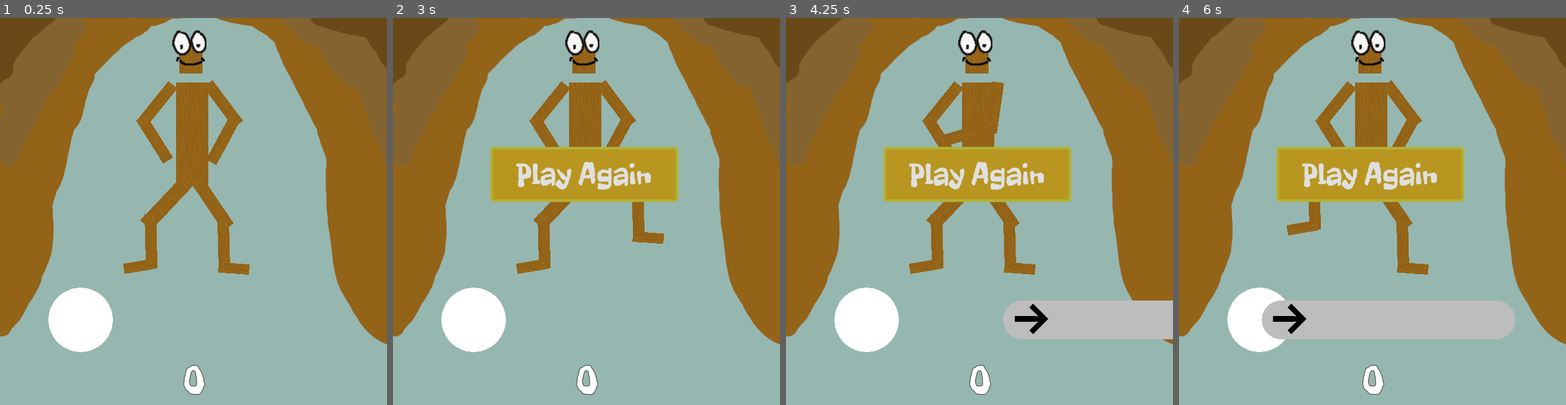
Above: before the commit, frames 1-4 (left to right).
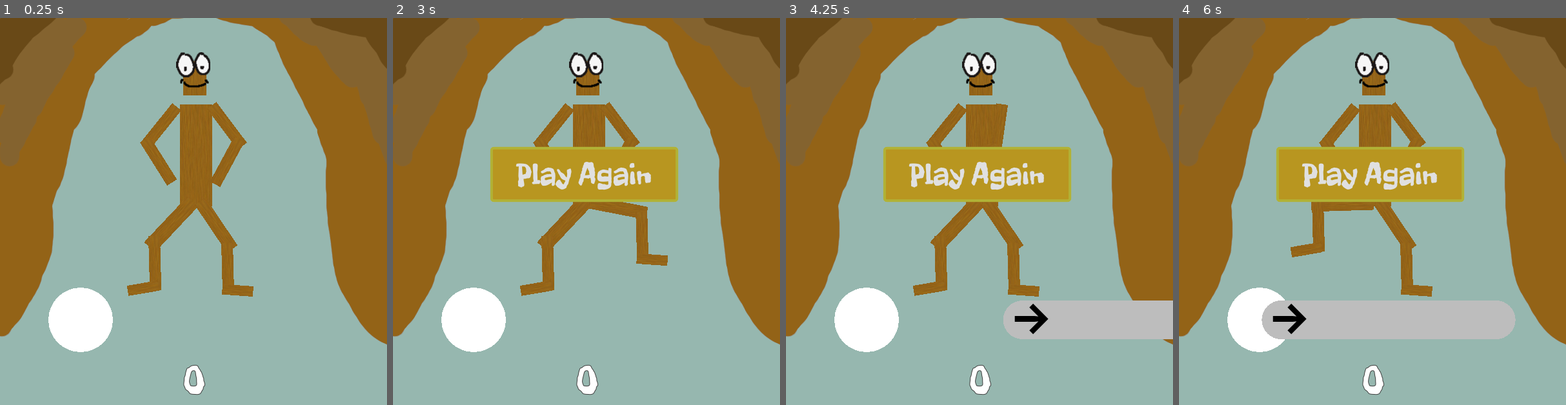
Above: after the commit, the same moments.

Repository: doctor-g/LD52
Game: Godot game, scene res://Game/Game.tscn
The game is run twice, just before and just after one commit, with the same random seed, the same clock (stepped at 60 frames per second) and the same inputs. Sound files missing from this copy of the repository are replaced by a short silence.
Inputs:
- Up to frame 1 (0.25 s): no input
- Up to frame 2 (3 s): click "Play Again" at 0.5 s; click "Play Again" at 1.25 s; click "Play Again" at 2 s; hold Right (ui_right) from 2.78 s (still down)
- Up to frame 3 (4.25 s): tap Enter at 3.5 s; release Right (ui_right) at 3.53 s; hold Down (ui_down) from 3.53 s (still down)
- Up to frame 4 (6 s): release Down (ui_down) at 4.28 s; hold Right (ui_right) 4.28-5.03 s; hold Up (ui_up) 5.03-5.78 s; hold Left (ui_left) from 5.78 s (still down)

The runs differ from the first frame. In frame 1, 6.8% of the frame differs, in the area x 31-66%, y 3-72%; in frame 2, 5.4%; in frame 3, 5.1%; in frame 4, 4.9%.

Commit message:
Shift limberlegs down a bit

Diff:
--- a/project/Game/Game.tscn
+++ b/project/Game/Game.tscn
@@ -31,7 +31,7 @@
 stream = ExtResource( 2 )
 
 [node name="Dancer" parent="." instance=ExtResource( 3 )]
-position = Vector2( 295, 254 )
+position = Vector2( 301, 288 )
 
 [node name="PlayAgainButton" type="Button" parent="."]
 unique_name_in_owner = true
